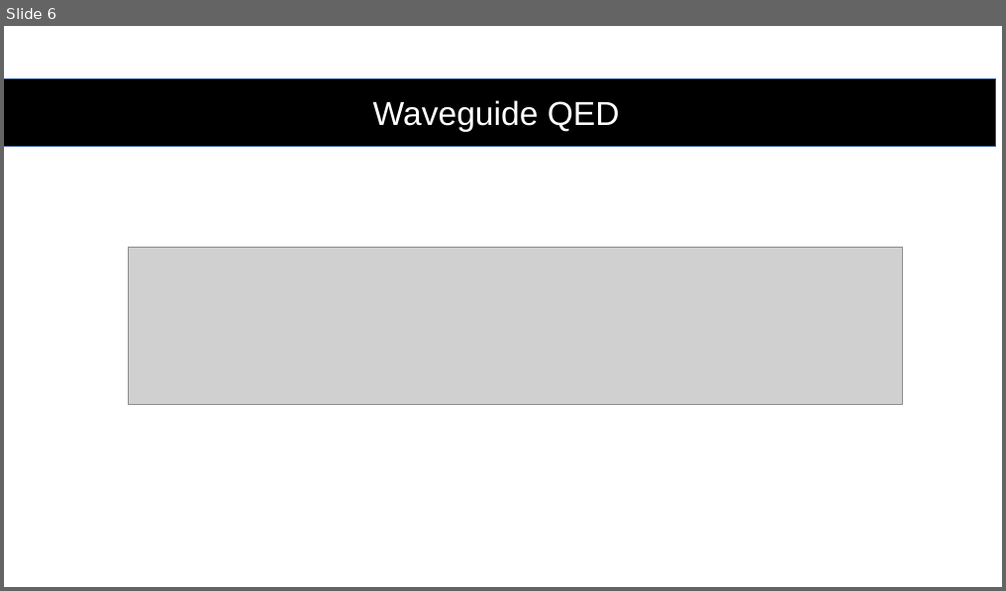
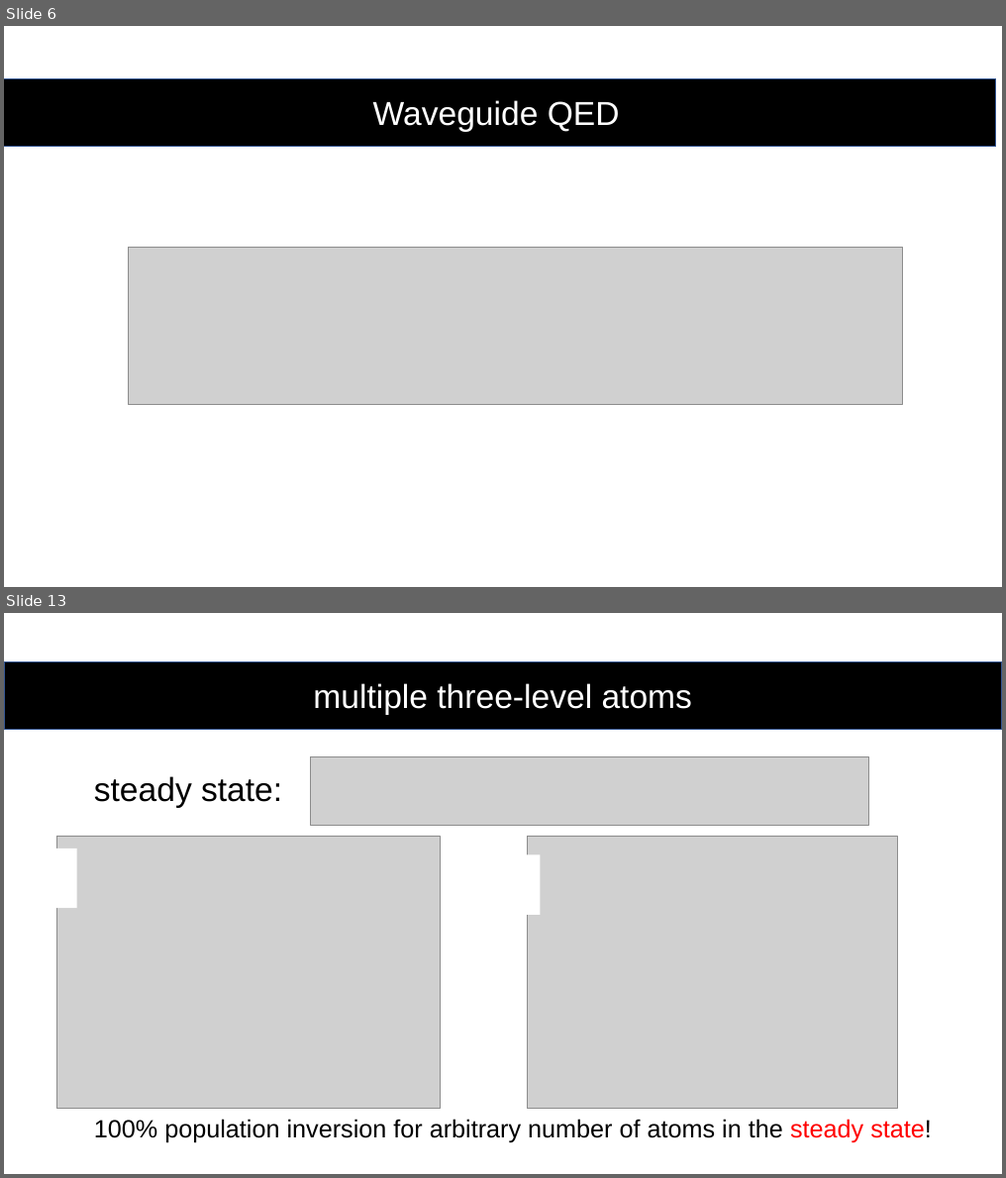
Before and after one commit to youjieyu888/circular-waveguide, a slide deck: Jieyu You.pptx. Shown one above the other, each under a label of ours: slide 6 before the commit, slides 6 and 13 after it; the slides between them are not shown. The pictures are 1006x591 and 1006x1178 pixels, drawn with LibreOffice and Linux fonts; fonts in the diff are those of the drawing; grey boxes stand for pictures. Boxes give left, top, right and bottom in pixels: in the first picture for what was removed or moved away, otherwise in the second. Text is boxed around its words. In the diff, an @@ line names an element or a change of style, - is before the commit and + after.

```diff
--- a/Jieyu You.pptx
+++ b/Jieyu You.pptx
@@ slide 13 added at bbox=[4, 613, 1002, 1174], background #FFFFFF @@
@@ rectangle added at bbox=[4, 662, 1002, 730], fill #000000, outline #325491 1 pt, 32 pt, text #FFFFFF @@
+multiple three-level atoms
@@ picture added at bbox=[310, 757, 869, 825] @@
@@ text added at bbox=[94, 776, 282, 808], 32 pt, text #000000 @@
+steady state:
@@ rectangle added at bbox=[37, 849, 76, 909], fill #FFFFFF @@
@@ picture added at bbox=[56, 836, 441, 1109] @@
@@ picture added at bbox=[528, 836, 898, 1109] @@
@@ rectangle added at bbox=[500, 855, 540, 915], fill #FFFFFF @@
@@ text added at bbox=[94, 1119, 932, 1143], 24 pt, text #000000 @@
+100% population inversion for arbitrary number of atoms in the steady state!
```
Also in this commit, not shown: 6 slides changed, 2 other slides added, 1 slide removed, 4 other files.
